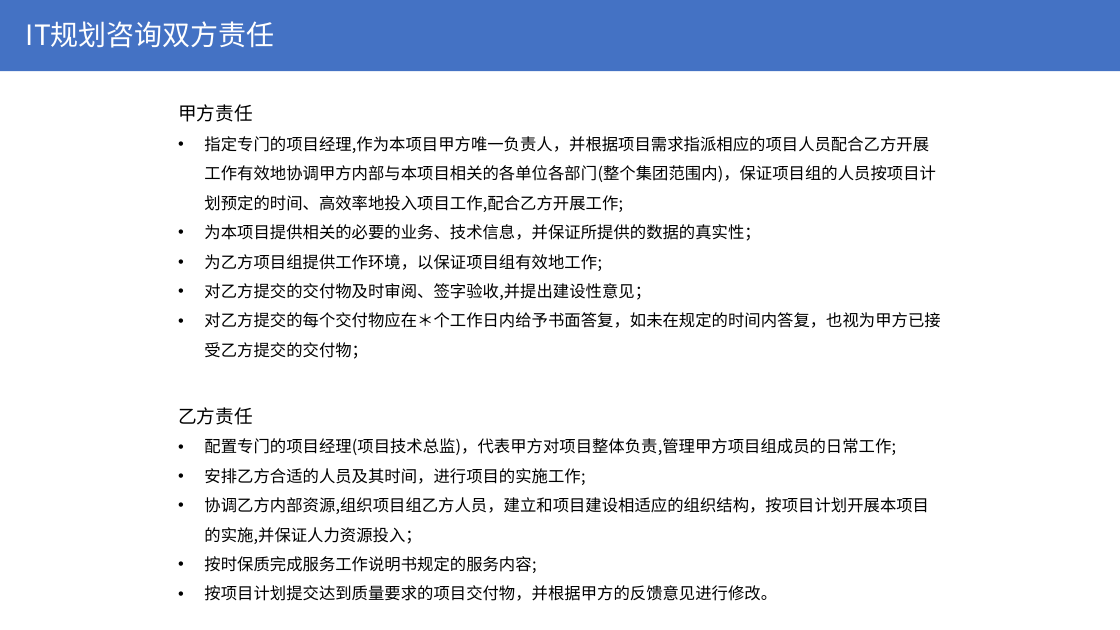
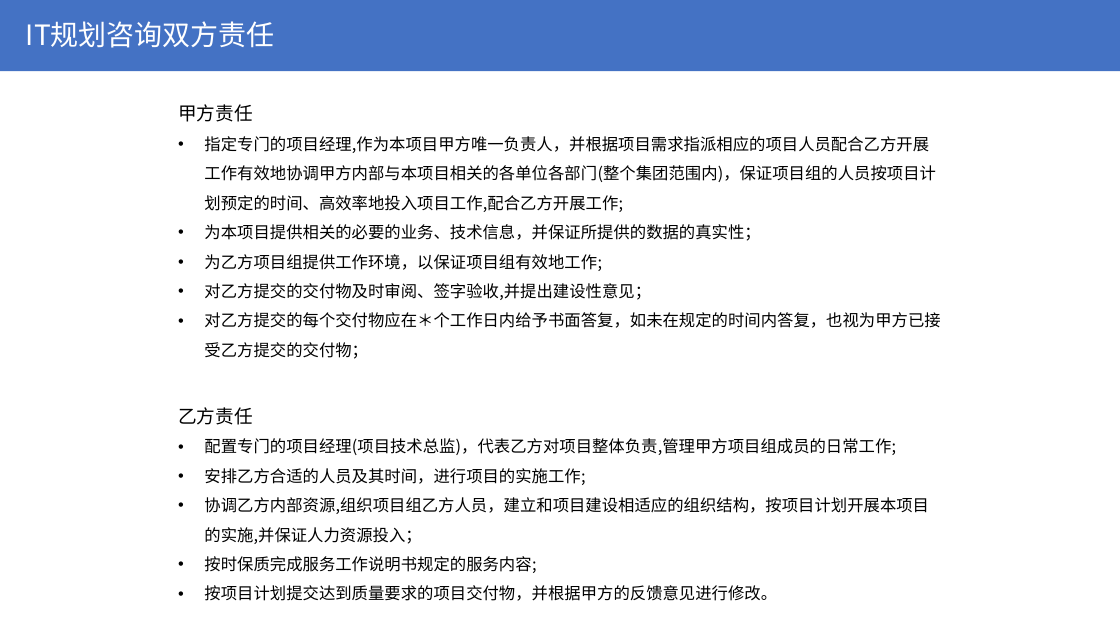
Before and after one commit to aonephy/miniprogram, a slide deck: slide 20 of wx/中昇集团IT规划咨询方案.pptx. Drawn at 1120x630 pixels with LibreOffice and Linux fonts; fonts in the diff are those of the drawing. Boxes give left, top, right and bottom in pixels: in the first picture for what was removed or moved away, otherwise in the second. Text is boxed around its words. In the diff, an @@ line names an element or a change of style, - is before the commit and + after.

```diff
--- a/wx/中昇集团IT规划咨询方案.pptx
+++ b/wx/中昇集团IT规划咨询方案.pptx
@@ text at [204, 438, 896, 455]: text changed @@
-• 配置专门的项目经理(项目技术总监)，代表甲方对项目整体负责,管理甲方项目组成员的日常工作;
+• 配置专门的项目经理(项目技术总监)，代表乙方对项目整体负责,管理甲方项目组成员的日常工作;
```
Also in this commit, not shown: 2 other slides changed, 2 other files.
